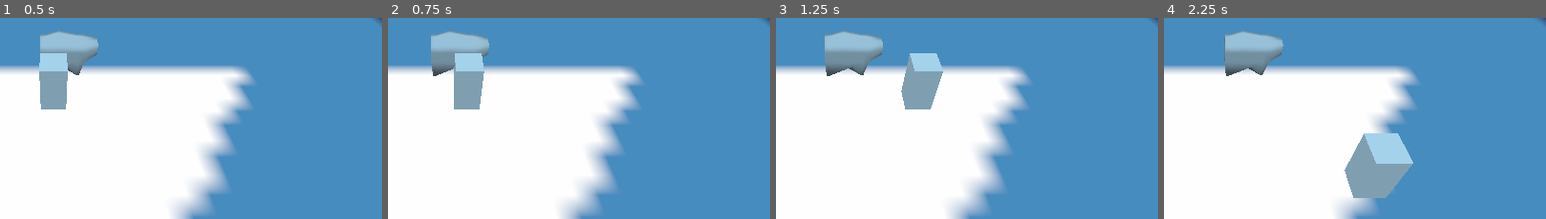
Above: before the commit, frames 1-4 (left to right).
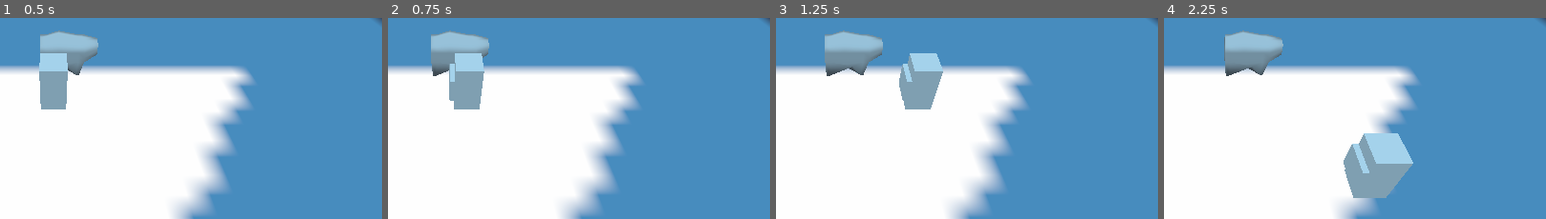
Above: after the commit, the same moments.

Repository: TheHyperMagi/Shepherd
Game: Godot game, scene res://Field.tscn
Same seed, same stepped clock (60 frames per second), same inputs: the game is played once before the commit and once after it. The engine's default icon, where the game draws it, is replaced by a stand-in: a white triangle on a blue panel in a dark square.
Inputs:
- Up to frame 1 (0.5 s): no input
- Up to frame 2 (0.75 s): tap Enter at 0.5 s; hold D (move_right) from 0.53 s (still down)
- Up to frame 3 (1.25 s): keep holding D (move_right)
- Up to frame 4 (2.25 s): release D (move_right) at 1.28 s; hold S (move_backwards) 1.28-2.03 s; hold D (move_right) from 2.03 s (still down)
The pictures show only the part of the screen within x 43-93%, y 26-76%; the shares and areas given below are measured in that part.

Frame 1 is identical in both runs. In frame 2, 0.2% of the frame differs, in the area x 16-18%, y 22-42%; in frame 3, 0.2%; in frame 4, 0.4%, in the area x 47-54%, y 62-78%.

Commit message:
Added snappy rotation

Diff:
--- a/Shepherd/Shepherd.gd
+++ b/Shepherd/Shepherd.gd
@@ -1,4 +1,6 @@
 extends KinematicBody
+
+onready var mesh = get_node("MeshInstance")
 
 #Movement Variables
 var speed = 10
@@ -19,8 +21,31 @@
 
 	input = input.normalized()
 
-	var direction = (transform.basis.x * input.x + transform.basis.z * input.z)
-	velocity.x = direction.x * speed
-	velocity.z = direction.z * speed
+	rotate_from_movement(input)
+
+	#var direction = (transform.basis.x * input.x + transform.basis.z * input.z)
+	#velocity.x = direction.x * speed
+	#velocity.z = direction.z * speed
+	velocity.x = input.x * speed
+	velocity.z = input.z * speed
 
 	velocity = move_and_slide(velocity, Vector3.UP)
+
+
+func rotate_from_movement(input):
+#Calculates angle based on movement (currently hardcoded but its good enough for me)
+	#Calculates for one direction
+	if input.z > 0:
+		rotation_degrees.y = 0
+	elif input.z < 0:
+		rotation_degrees.y = 180
+	if input.x > 0:
+		rotation_degrees.y = 90
+	elif input.x < 0:
+		rotation_degrees.y = 270
+
+	#Calculates for axis
+	if input.x != 0 && input.z != 0:
+		rotation_degrees.y = rad2deg(atan(input.z/input.x))
+		if input.z < 0:
+			rotation_degrees.y += 180
--- a/Shepherd/Shepherd.tscn
+++ b/Shepherd/Shepherd.tscn
@@ -1,10 +1,12 @@
-[gd_scene load_steps=3 format=2]
+[gd_scene load_steps=4 format=2]
 
 [sub_resource type="CubeMesh" id=1]
 size = Vector3( 2, 4, 2 )
 
 [sub_resource type="BoxShape" id=2]
 extents = Vector3( 1.1, 2.2, 1.1 )
+
+[sub_resource type="CubeMesh" id=3]
 
 [node name="Shepherd" type="KinematicBody"]
 
@@ -16,3 +18,8 @@
 [node name="CollisionShape" type="CollisionShape" parent="."]
 transform = Transform( 1, 0, 0, 0, 1, 0, 0, 0, 1, 0, 2, 0 )
 shape = SubResource( 2 )
+
+[node name="MeshInstance2" type="MeshInstance" parent="."]
+transform = Transform( 1, 0, 0, 0, 1, 0, 0, 0, 1, 0, 2, -0.375366 )
+mesh = SubResource( 3 )
+material/0 = null
